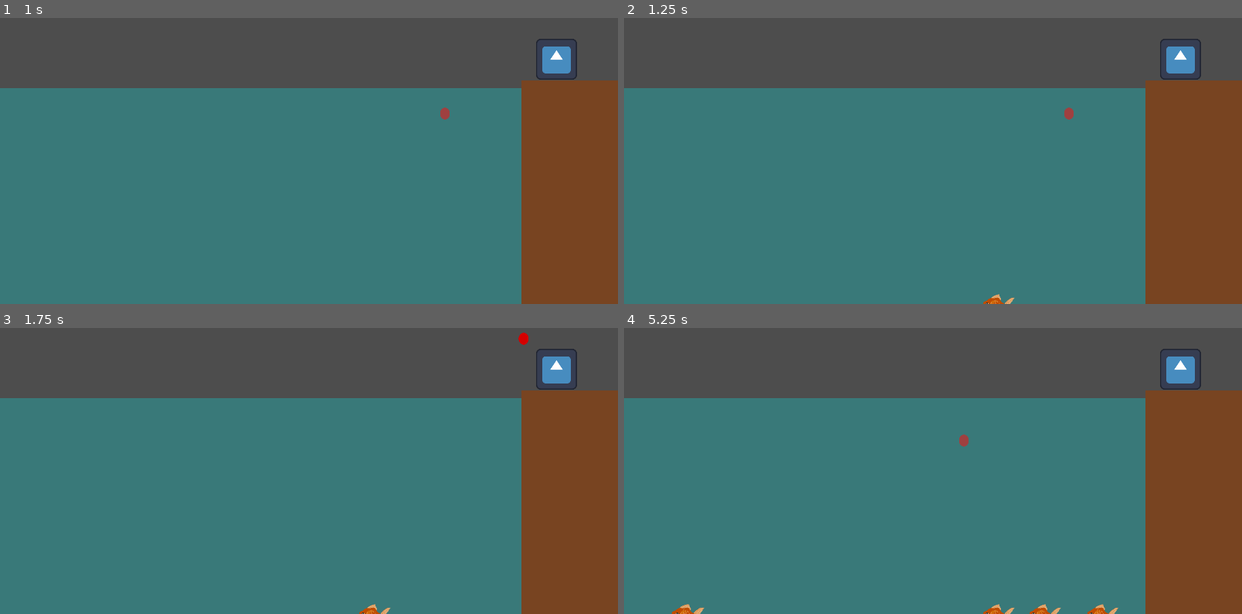
Above: before the commit, frames 1-4 (two rows, left to right).
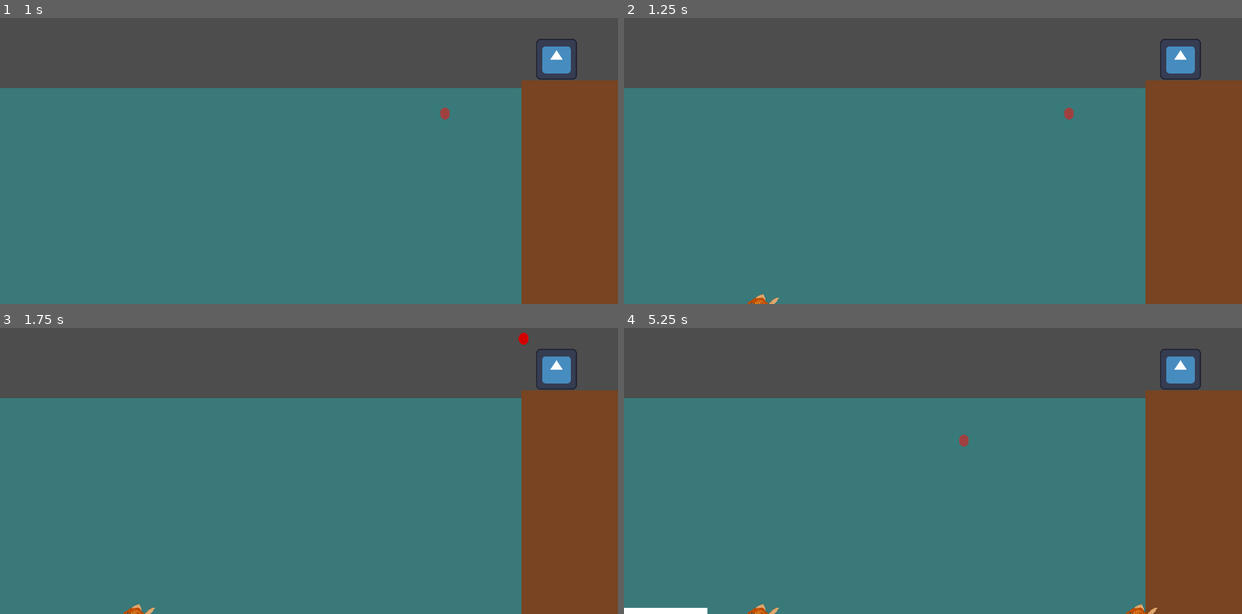
Above: after the commit, the same moments.

Repository: RajwolChapagain/Fishing-Mini-Game
Game: Godot game, scene res://main.tscn
The game is run twice, just before and just after one commit, with the same random seed, the same clock (stepped at 60 frames per second) and the same inputs. The engine's default icon, where the game draws it, is replaced by a stand-in: a white triangle on a blue panel in a dark square.
Inputs (mouse positions are in pixels of both pictures, inside the frame that each line leads up to):
- Up to frame 1 (1 s): tap Enter at 0.5 s; move the mouse to (444, 112) at 0.52 s; press the mouse at (444, 112) at 0.53 s
- Up to frame 2 (1.25 s): no input
- Up to frame 3 (1.75 s): move the mouse to (185, 456) at 1.27 s; release the mouse at (185, 456) at 1.28 s; click (185, 456) at 1.35 s
- Up to frame 4 (5.25 s): tap Space at 2, 3.5 s; move the mouse to (994, 365) at 2.02 s; press the mouse at (994, 365) at 2.03 s; tap Enter at 2.75, 5 s; move the mouse to (902, 511) at 2.77 s; release the mouse at (902, 511) at 2.78 s; click (902, 511) at 2.85 s; move the mouse to (1118, 493) at 3.52 s; press the mouse at (1118, 493) at 3.53 s; move the mouse to (747, 388) at 4.27 s; release the mouse at (747, 388) at 4.28 s; click (747, 388) at 4.35 s; move the mouse to (963, 439) at 5.02 s; press the mouse at (963, 439) at 5.03 s

Frame 1 is identical in both runs. In frame 2, 0.2% of the frame differs, in the area x 20-64%, y 96-100%; in frame 3, 0.2%; in frame 4, 0.7%, in the area x 0-87%, y 96-100%.

Commit message:
Pick fish at random

Diff:
--- a/Spawner.gd
+++ b/Spawner.gd
@@ -8,7 +8,7 @@
 
 func _on_timeout():
 	if fishes.size() != 0:
-		var fish = fishes[0].instantiate()
+		var fish = fishes.pick_random().instantiate()
 
 		$Path2D/PathFollow2D.progress_ratio = randf()
 		fish.global_position = $Path2D/PathFollow2D.global_position
